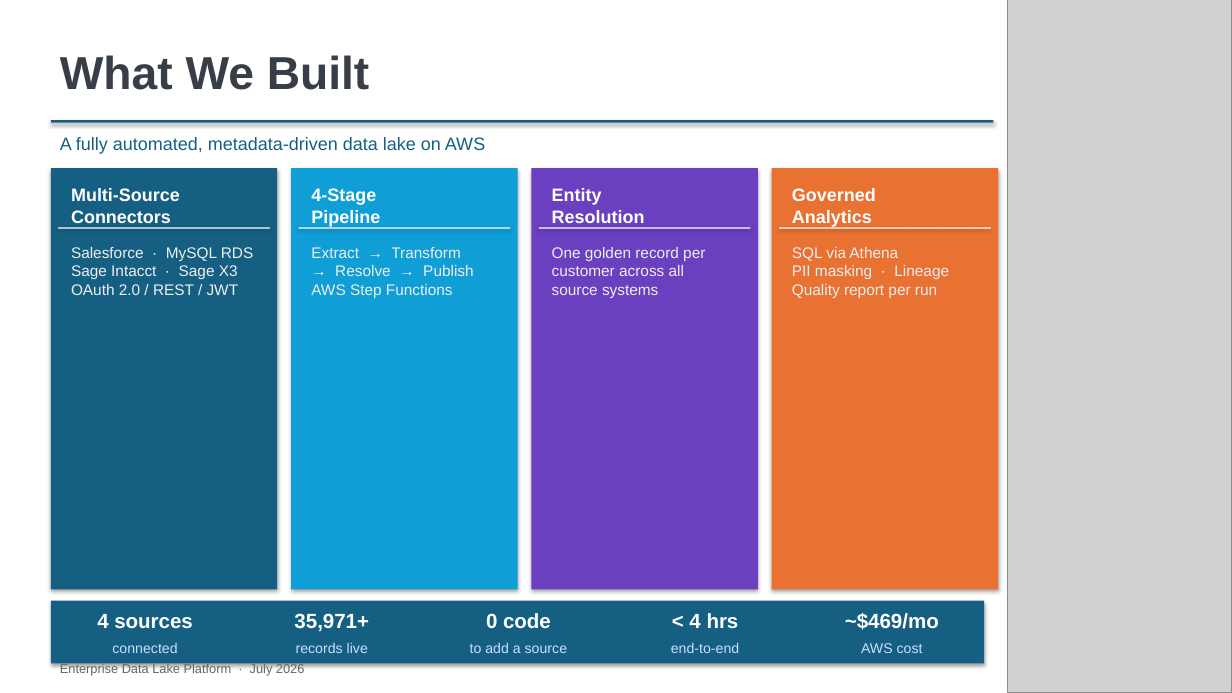
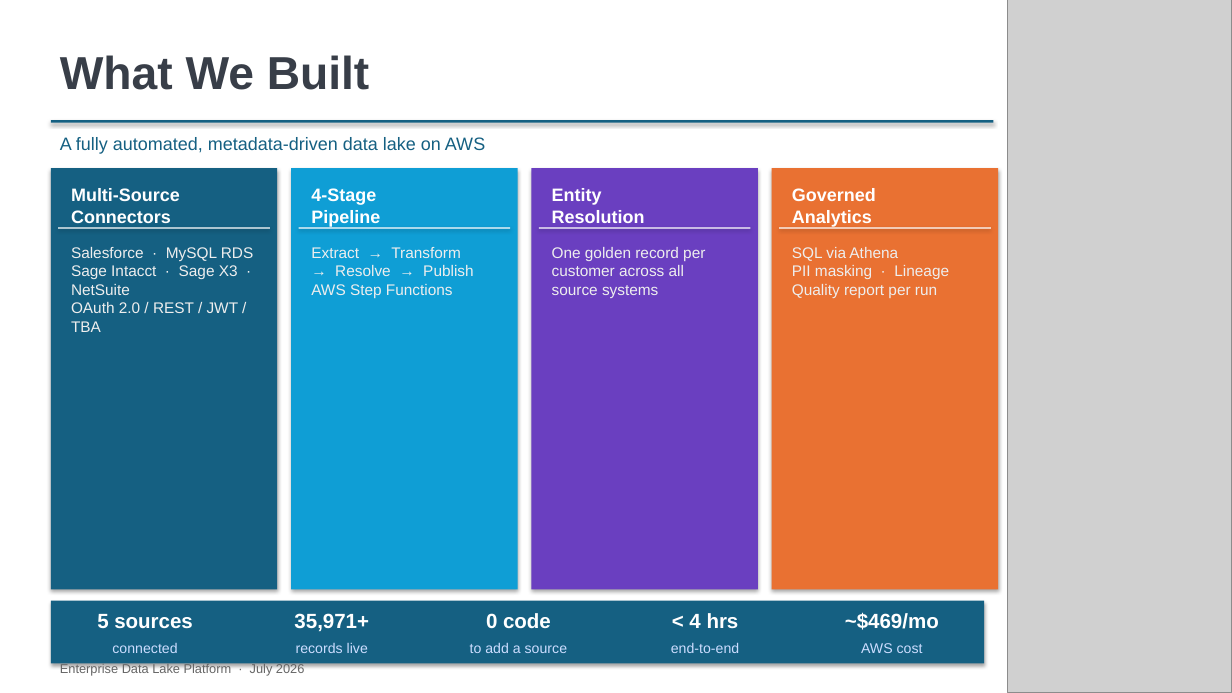
Before and after one commit to deepnarayan-sierradev/DataLake, a slide deck: slide 3 of Enterprise_Data_Lake_Platform_v2.pptx. Drawn at 1232x693 pixels with LibreOffice and Linux fonts; fonts in the diff are those of the drawing; grey boxes stand for pictures. Boxes give left, top, right and bottom in pixels: in the first picture for what was removed or moved away, otherwise in the second. Text is boxed around its words. In the diff, an @@ line names an element or a change of style, - is before the commit and + after.

```diff
--- a/Enterprise_Data_Lake_Platform_v2.pptx
+++ b/Enterprise_Data_Lake_Platform_v2.pptx
@@ text at [71,247,253,332]: text changed @@
-Salesforce · MySQL RDS
-Sage Intacct · Sage X3
-OAuth 2.0 / REST / JWT
+Salesforce · MySQL RDS
+Sage Intacct · Sage X3 · NetSuite
+OAuth 2.0 / REST / JWT / TBA
@@ text at [97,614,193,629]: text changed @@
-4 sources
+5 sources
```
Also in this commit, not shown: 8 other slides changed, 1 other file.
